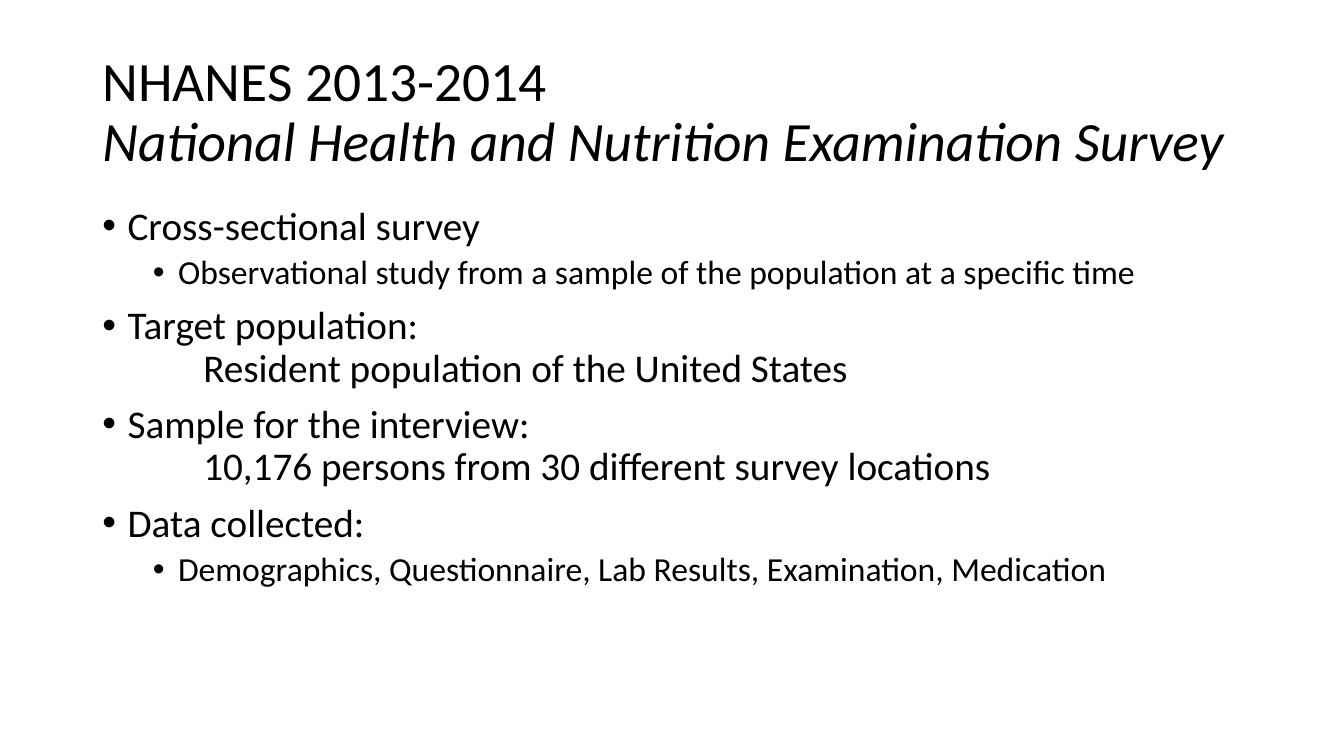
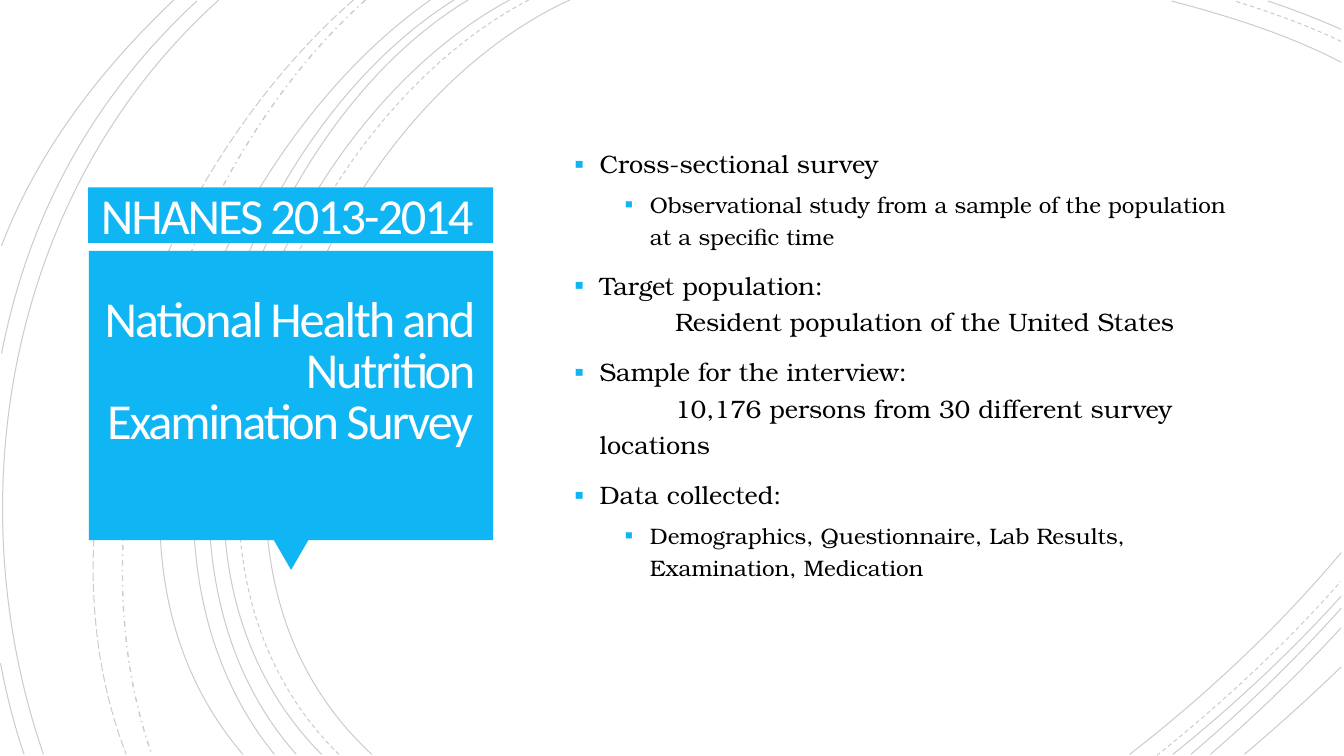
Before and after one commit to jleblond/NHANES_data_analytics, a slide deck: slide 3 of presentation.pptx. Drawn at 1344x756 pixels with LibreOffice and Linux fonts; fonts in the diff are those of the drawing. Boxes give left, top, right and bottom in pixels: in the first picture for what was removed or moved away, otherwise in the second. Text is boxed around its words. In the diff, an @@ line names an element or a change of style, - is before the commit and + after.

```diff
--- a/presentation.pptx
+++ b/presentation.pptx
@@ group added at bbox=[0, 0, 1342, 756]: 21 freeform shapes @@
@@ text "Cross-sectional survey": place and size @@
-text "Cross-sectional survey" at bbox=[128, 212, 1134, 587]
+text "Cross-sectional survey" at bbox=[600, 155, 1225, 578]
@@ text "Cross-sectional survey" at bbox=[600, 155, 1225, 578]: size 28 to 18 pt in "Cross-sectional survey", "Target population: Resident population of the United ...", "Sample for the interview: 10,176 persons from ...", "Data collected:"; font Calibri to TeX Gyre Bonum; size 24 to 16 pt in "Observational study from a sample of the ...", "Demographics, Questionnaire, Lab Results, Examination, Medic ..."; bullet • to ▪; line spacing 0.9 to 1.2; vertical alignment top to middle @@
@@ title "NHANES 2013-2014 National Health and ...": place and size @@
-title "NHANES 2013-2014 National Health and ..." at bbox=[102, 65, 1224, 170]
+title "NHANES 2013-2014 National Health and ..." at bbox=[101, 201, 476, 447]
@@ title "NHANES 2013-2014 National Health and ..." at bbox=[101, 201, 476, 447]: size 39.6 to 36 pt, text colour #000000 to #FFFEFF, letter spacing 0 to -1.5 pt; italic off in "National Health and Nutrition Examination Survey"; alignment left to right; line spacing 0.9 to 0.85 @@
@@ rectangle added at bbox=[89, 188, 494, 243], fill #10B6F4 @@
@@ rectangle added at bbox=[89, 251, 493, 540], fill #10B6F4 @@
@@ triangle added at bbox=[273, 540, 309, 571], fill #10B6F4 @@
```
Also in this commit, not shown: 3 other slides changed, 10 slides added, 1 slide removed, 5 other files.
